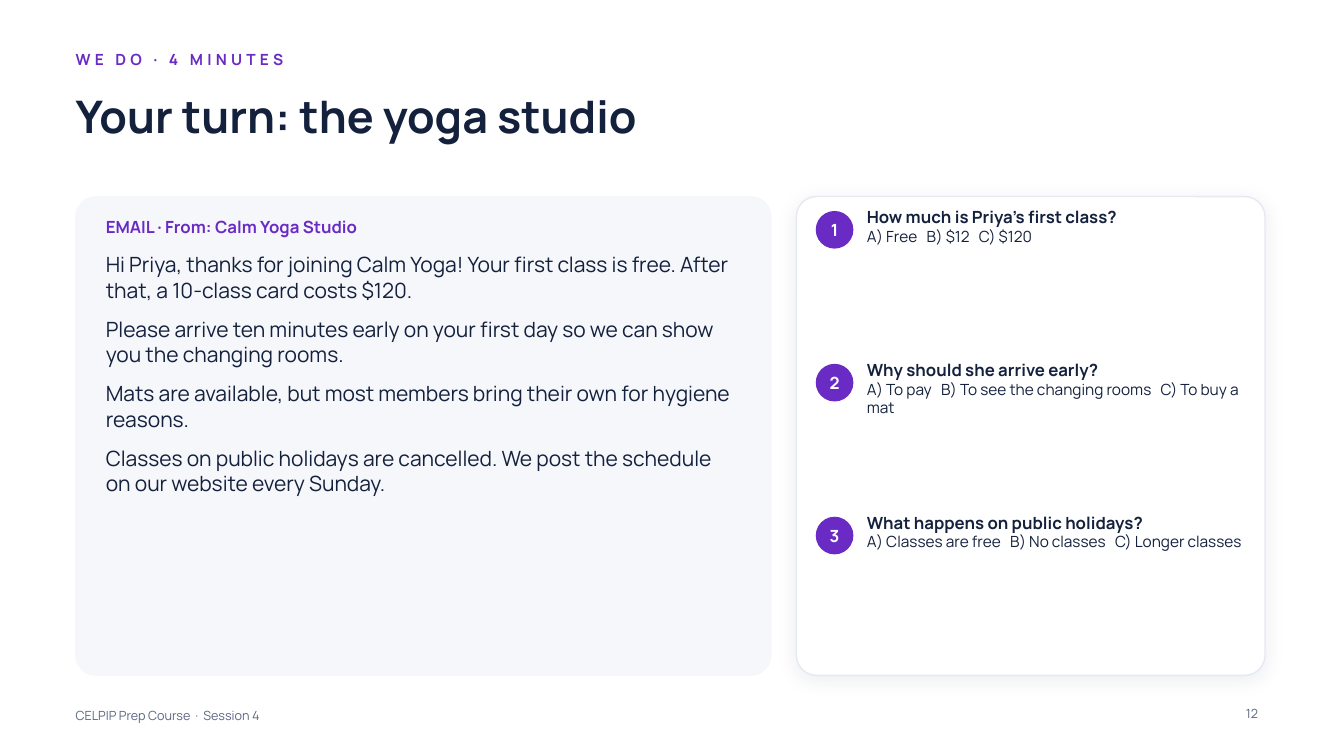
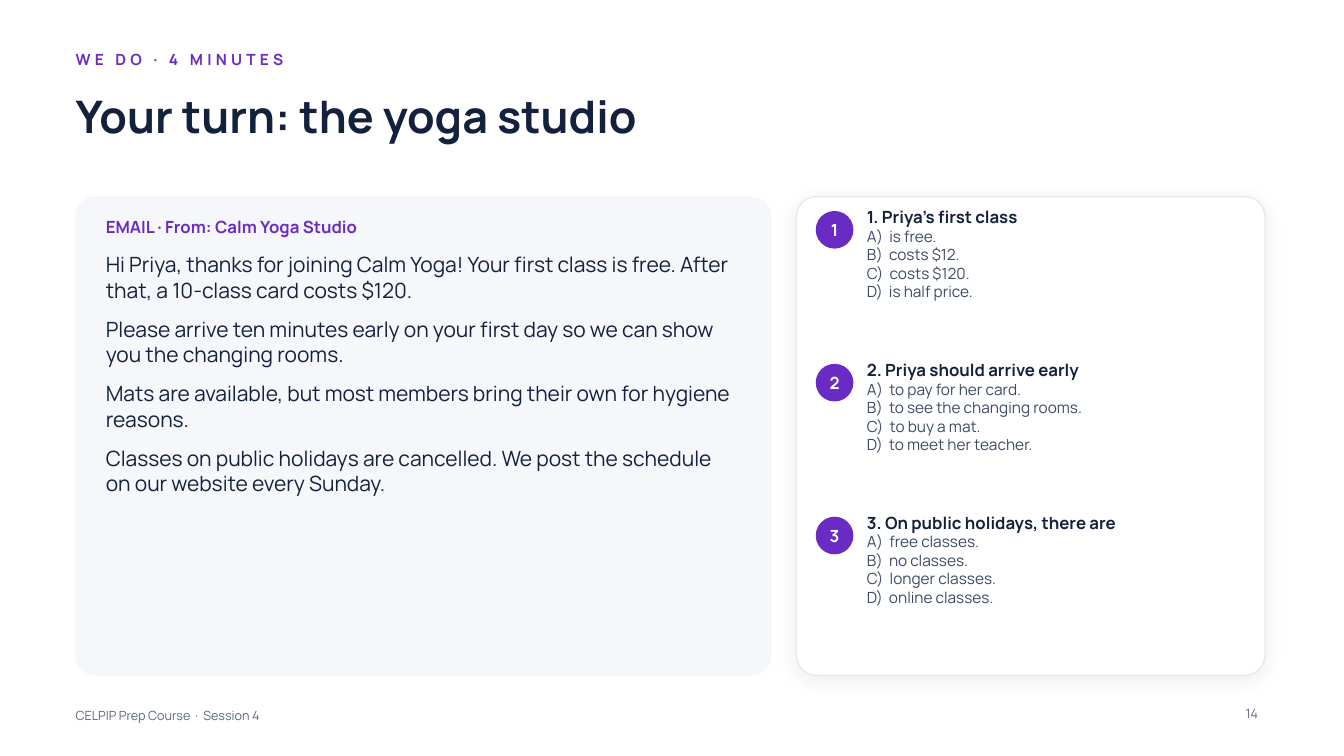
Before and after one commit to learnovateqa/The_English_Academy_CELPIP, a slide deck: slide 14 of decks/session-04.pptx (slide 12 before the commit). Drawn at 1344x756 pixels with LibreOffice and Linux fonts; fonts in the diff are those of the drawing. Boxes give left, top, right and bottom in pixels: in the first picture for what was removed or moved away, otherwise in the second. Text is boxed around its words. In the diff, an @@ line names an element or a change of style, - is before the commit and + after.

```diff
--- a/decks/session-04.pptx
+++ b/decks/session-04.pptx
@@ text at box(867, 210, 1017, 301): text changed; size 12 to 11 pt; text colour #14213D to #3D4A66; bold off @@
-How much is Priya’s first class?
-A) Free B) $12 C) $120
+1. Priya’s first class
+A) is free.
+B) costs $12.
+C) costs $120.
+D) is half price.
@@ text at box(867, 363, 1082, 453): text changed; text colour #14213D to #3D4A66 @@
-Why should she arrive early?
-A) To pay B) To see the changing rooms C) To buy a mat
+2. Priya should arrive early
+A) to pay for her card.
+B) to see the changing rooms.
+C) to buy a mat.
+D) to meet her teacher.
@@ text at box(867, 516, 1115, 606): text changed; text colour #14213D to #3D4A66 @@
-What happens on public holidays?
-A) Classes are free B) No classes C) Longer classes
+3. On public holidays, there are
+A) free classes.
+B) no classes.
+C) longer classes.
+D) online classes.
@@ page number at box(1246, 709, 1258, 718): text changed @@
-12
+14
```
Also in this commit, not shown: 9 other slides changed, 3 slides added, 2 other files.
